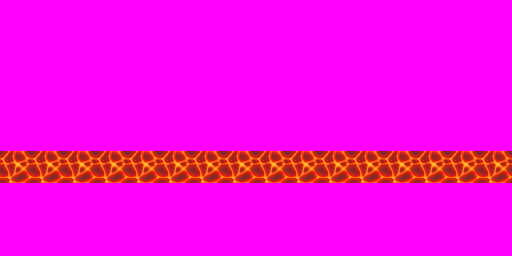
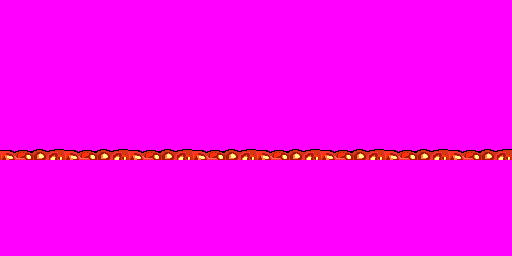
Two versions of the same layered image (512x256). Layer-by-layer changes:
added layer "lava copy #6" above "lava copy #5" over [384, 149, 512, 160]
added layer "lava copy #5" above "lava copy #4" over [256, 149, 384, 160]
added layer "lava copy #4" above "lava copy #3" over [128, 149, 256, 160]
added layer "lava copy #3" above "lava copy #1" over [0, 149, 128, 160]
hid "lava copy #1" over [384, 151, 512, 183]
hid "lava copy" over [256, 151, 384, 183]
hid "lava copy #2" over [0, 151, 128, 183]
hid "lava" over [128, 151, 256, 183]
